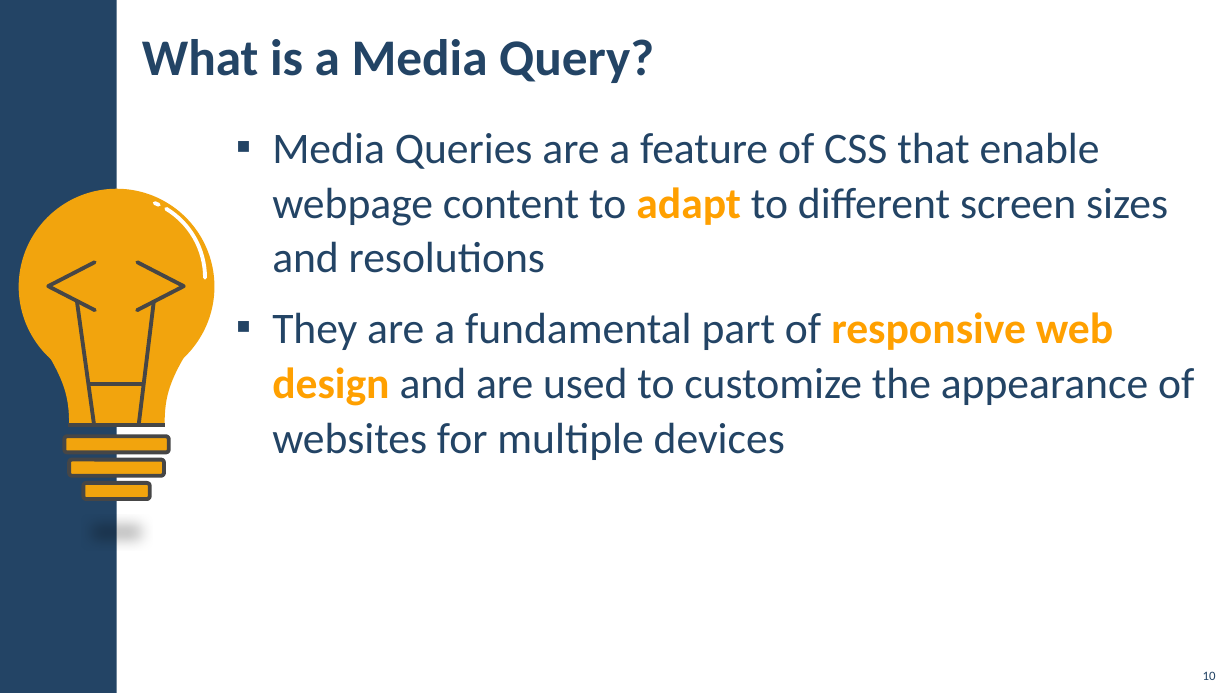
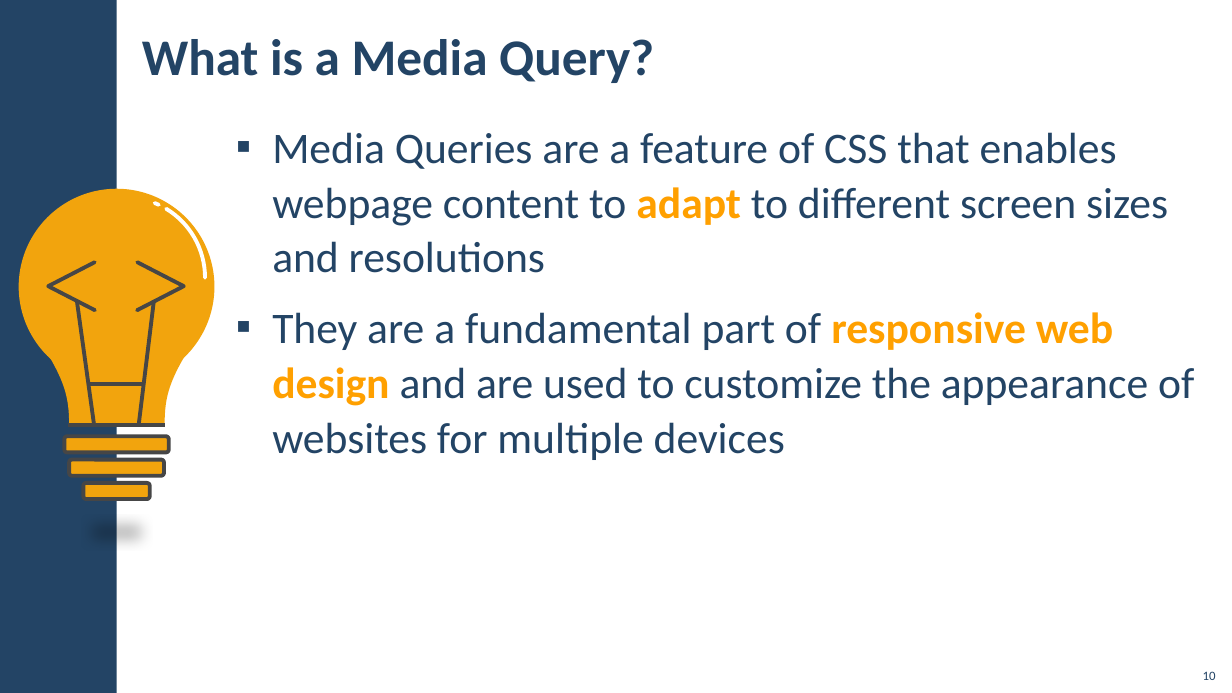
Before and after one commit to DBeneva/HTML-CSS, a slide deck: slide 10 of 07 - Media Queries/00 - Presentation/07.Media-Queries.pptx. Drawn at 1232x693 pixels with LibreOffice and Linux fonts; fonts in the diff are those of the drawing; background and template pictures are left out. Boxes give left, top, right and bottom in pixels: in the first picture for what was removed or moved away, otherwise in the second. Text is boxed around its words. In the diff, an @@ line names an element or a change of style, - is before the commit and + after.

```diff
--- a/07 - Media Queries/00 - Presentation/07.Media-Queries.pptx
+++ b/07 - Media Queries/00 - Presentation/07.Media-Queries.pptx
@@ text at [272, 132, 1168, 273]: text changed @@
-▪ Media Queries are a feature of CSS that enable webpage content to adapt to different screen sizes and resolutions
+▪ Media Queries are a feature of CSS that enables webpage content to adapt to different screen sizes and resolutions
```
Also in this commit, not shown: 1 other slide changed, 2 other files.
